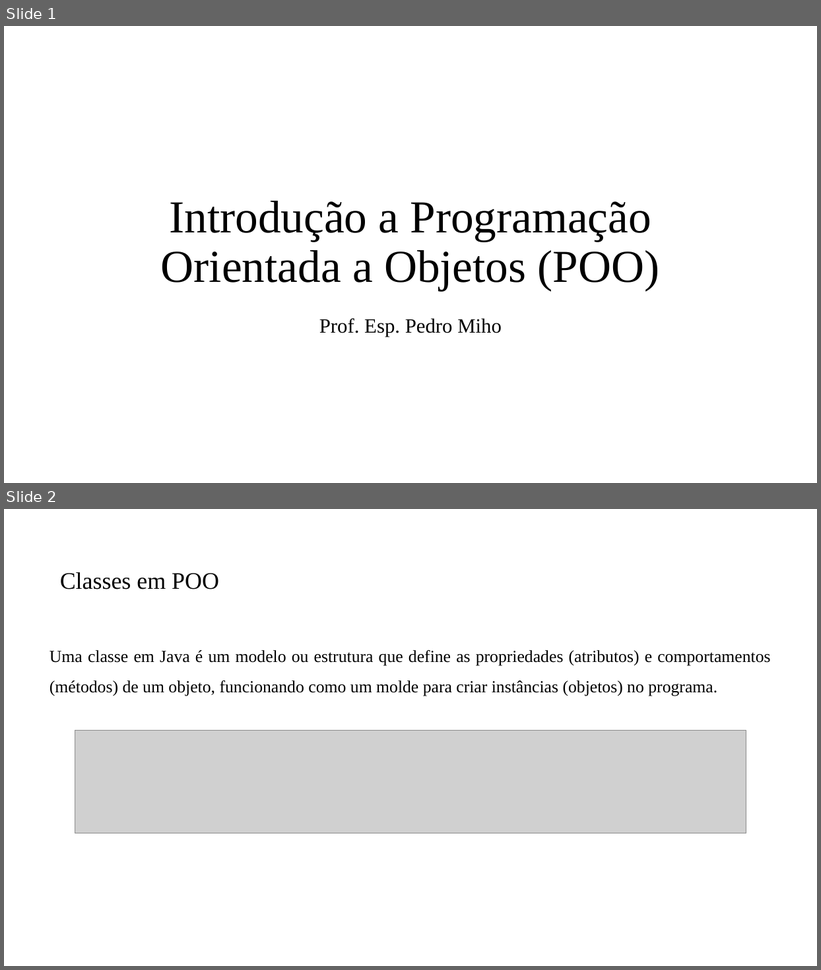
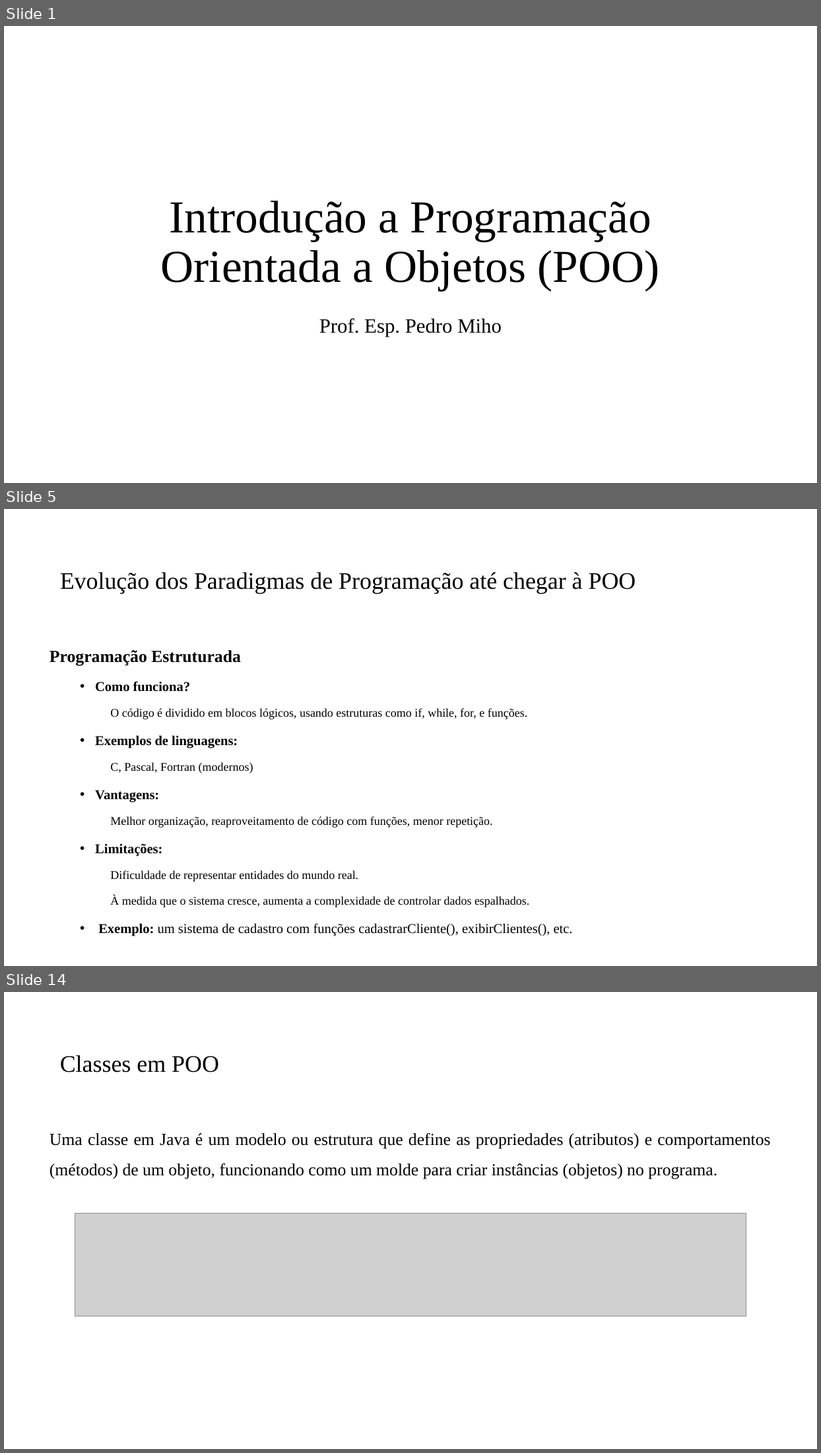
Before and after one commit to PedroMiho/UMC, a slide deck: Projetos de Software/Aula 06 - Introdução à POO/Introdução ao POO.pptx. Shown one above the other, each under a label of ours: slides 1 and 2 before the commit, slides 1, 5 and 14 after it; the slides between them are not shown. The pictures are 821x970 and 821x1453 pixels, drawn with LibreOffice and Linux fonts; fonts in the diff are those of the drawing; grey boxes stand for pictures; background and template pictures are left out. Boxes give left, top, right and bottom in pixels: in the first picture for what was removed or moved away, otherwise in the second. Text is boxed around its words. In the diff, an @@ line names an element or a change of style, - is before the commit and + after.

```diff
--- a/Projetos de Software/Aula 06 - Introdução à POO/Introdução ao POO.pptx
+++ b/Projetos de Software/Aula 06 - Introdução à POO/Introdução ao POO.pptx
@@ slide 5 added at <box>4,509,817,966</box>, background #FFFFFF @@
@@ title added at <box>60,572,636,594</box>, 28 pt, text #000000 @@
+Evolução dos Paradigmas de Programação até chegar à POO
@@ text added at <box>50,650,573,937</box>, 14 pt, text #000000 @@
+Programação Estruturada
+  • Como funciona?
+    O código é dividido em blocos lógicos, usando estruturas como if, while, for, e funções.
+  • Exemplos de linguagens:
+    C, Pascal, Fortran (modernos)
+  • Vantagens:
+    Melhor organização, reaproveitamento de código com funções, menor repetição.
+  • Limitações:
+    Dificuldade de representar entidades do mundo real.
+    À medida que o sistema cresce, aumenta a complexidade de controlar dados espalhados.
+  • Exemplo: um sistema de cadastro com funções cadastrarCliente(), exibirClientes(), etc.
@@ what was slide 2 is now slide 14 @@
```
Also in this commit, not shown: 1 slide changed, 11 other slides added, 13 other files.
